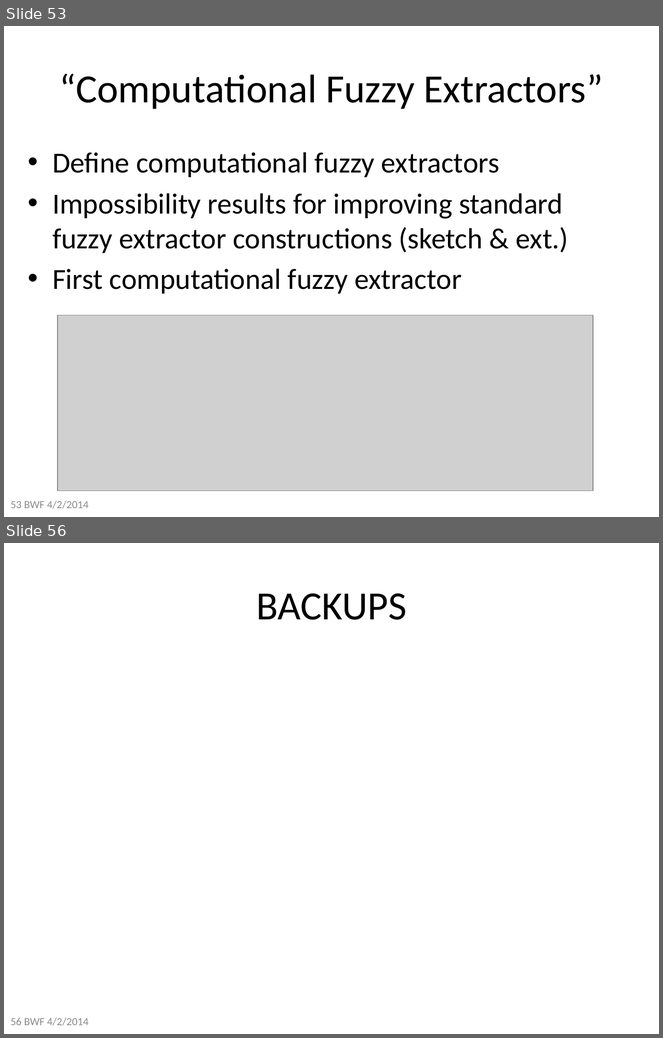
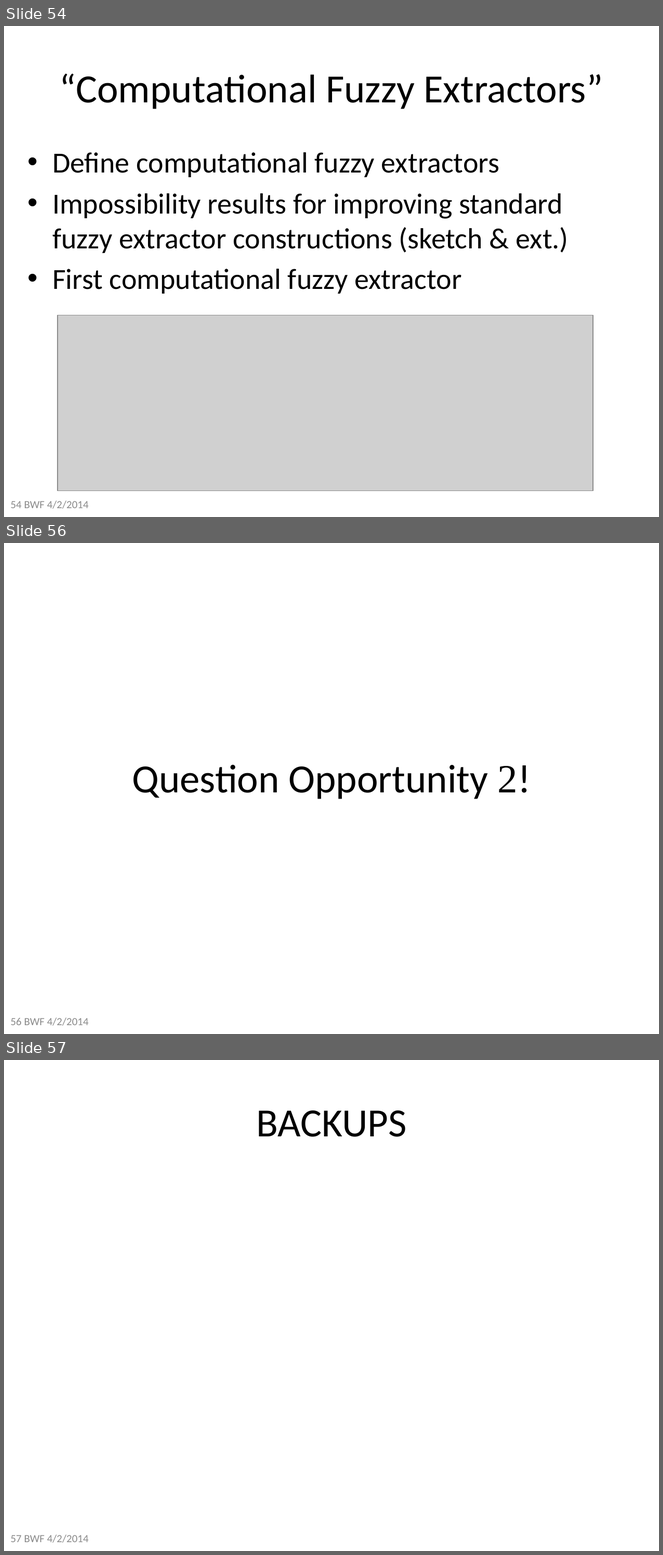
Before and after one commit to xianruimeng/comp-fuzzy-ext, a slide deck: constantRate/KeyDerivationWithNegativeUsable.pptx. Shown one above the other, each under a label of ours: slides 53 and 56 before the commit, slides 54, 56 and 57 after it; the slides between them are not shown. The pictures are 663x1038 and 663x1555 pixels, drawn with LibreOffice and Linux fonts; fonts in the diff are those of the drawing; grey boxes stand for pictures. Boxes give left, top, right and bottom in pixels: in the first picture for what was removed or moved away, otherwise in the second. Text is boxed around its words. In the diff, an @@ line names an element or a change of style, - is before the commit and + after.

```diff
--- a/constantRate/KeyDerivationWithNegativeUsable.pptx
+++ b/constantRate/KeyDerivationWithNegativeUsable.pptx
@@ slide 56 added at (x1=4, y1=543, x2=659, y2=1034), background #FFFFFF @@
@@ title added at (x1=132, y1=765, x2=531, y2=799), 44 pt, text #000000 @@
+Question Opportunity 2!
@@ text added at (x1=11, y1=1018, x2=89, y2=1026), 12 pt, text #8C8C8C @@
+56 BWF 4/2/2014
@@ what was slide 53 is now slide 54 @@
@@ text at (x1=11, y1=501, x2=89, y2=509): text changed @@
-53 BWF 4/2/2014
+54 BWF 4/2/2014
@@ what was slide 56 is now slide 57 @@
@@ text at (x1=11, y1=1535, x2=89, y2=1543): text changed @@
-56 BWF 4/2/2014
+57 BWF 4/2/2014
```
Also in this commit, not shown: 20 slides changed, 2 other slides added.
